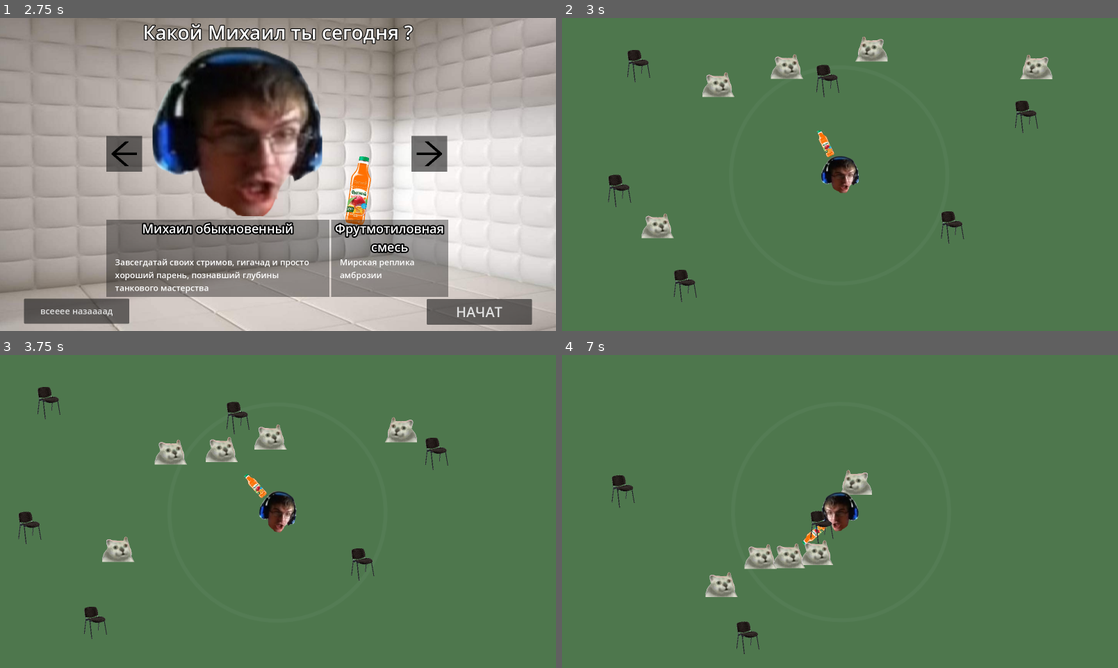
Above: before the commit, frames 1-4 (two rows, left to right).
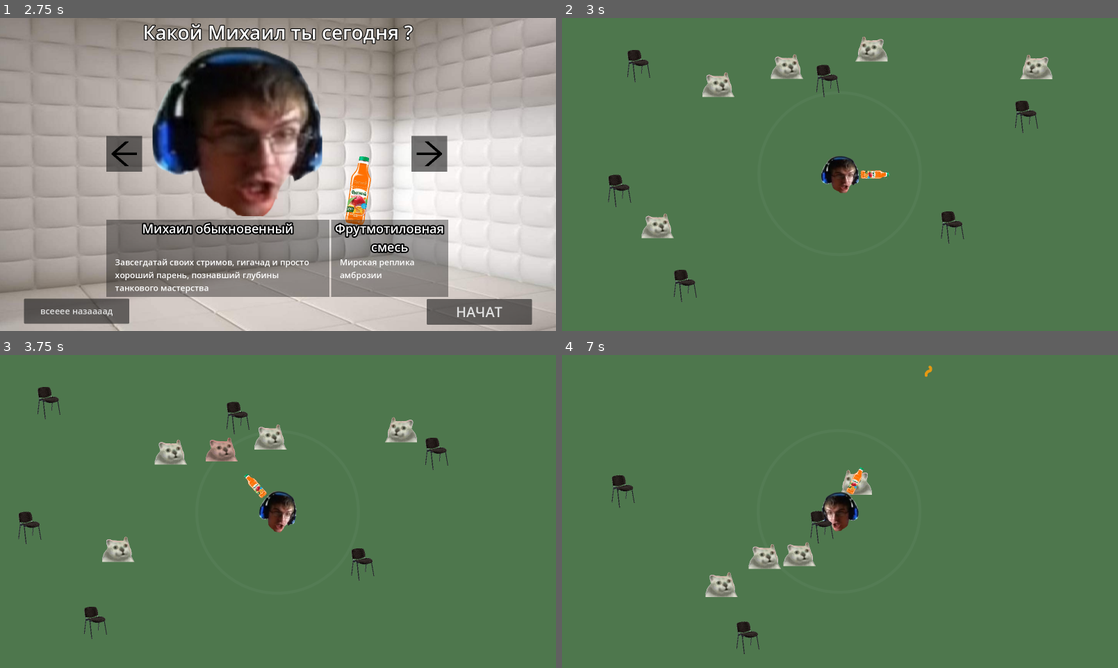
Above: after the commit, the same moments.

Repository: ilyabasisty/mtsia-survivors
Game: Godot game, scene res://src/scenes/main.tscn
The game is run twice, just before and just after one commit, with the same random seed, the same clock (stepped at 60 frames per second) and the same inputs.
Inputs (mouse positions are in pixels of both pictures, inside the frame that each line leads up to):
- Up to frame 1 (2.75 s): click "ЗАПУСТЫТ СЕРВЕР" at 0.5 s; click "всееее назаааад" at 1.25 s; click "ЗАПУСТЫТ СЕРВЕР" at 2 s
- Up to frame 2 (3 s): click "НАЧАТ" at 2.75 s
- Up to frame 3 (3.75 s): move the mouse to (400, 495) at 3.52 s; hold D (move_right) from 3.53 s (still down)
- Up to frame 4 (7 s): move the mouse to (728, 527) at 4.27 s; release D (move_right) at 4.28 s; hold S (move_down) 4.28-5.03 s; move the mouse to (895, 442) at 5.02 s; hold D (move_right) 5.03-5.78 s; move the mouse to (812, 574) at 5.77 s; hold W (move_up) 5.78-6.53 s; move the mouse to (1006, 558) at 6.52 s; hold A (move_left) from 6.53 s (still down)

Frame 1 is identical in both runs. In frame 2, 0.2% of the frame differs, in the area x 45-59%, y 35-52%; in frame 3, 0.3%; in frame 4, 1.1%, in the area x 32-67%, y 3-69%.

Commit message:
sounds + shot'n'hit

Diff:
--- a/project.godot
+++ b/project.godot
@@ -19,6 +19,8 @@
 
 Global="*res://src/scripts/global.gd"
 PreLoader="*res://src/scripts/pre_loader.gd"
+Characters="*res://src/datass/characters.gd"
+Weapons="*res://src/datass/weapons.gd"
 
 [display]
 
--- /dev/null
+++ b/src/datass/characters.gd
@@ -0,0 +1,16 @@
+extends Node
+
+var CHARACTERS = [
+	{
+		"image": load("res://assets/images/mishas/Misha_the_agile_man.png"),
+		"sound": load("res://assets/sounds/characters/bruh.mp3"),
+		"title": "Михаил обыкновенный",
+		"subtitle": "Завсегдатай своих стримов, гигачад и просто хороший парень, познавший глубины танкового мастерства",
+	},
+	{
+		"image": load("res://assets/images/mishas/Misha_the_creeper.png"),
+		"sound": load("res://assets/sounds/characters/among.mp3"),
+		"title": "Крипхаил",
+		"subtitle": "Тёмная личность Михаила, замеченная единожды на стриме МАСИГИС МОСТАРС 747 (5:19). Особо опасен",
+	}
+]
--- /dev/null
+++ b/src/datass/weapons.gd
@@ -0,0 +1,19 @@
+extends Node
+
+var WEAPONS = [
+	{
+		"image": load("res://assets/images/weapons/frruuuutmotiv.png"),
+		"bullet": load("res://src/player/bullet.tscn"),
+		"sound": load("res://assets/sounds/shoot/frutruuuuut_shoot.mp3"),
+		"title": "Фрутмотиловная смесь",
+		"subtitle": "Мирская реплика амброзии",
+	},
+	{
+		"image": load("res://assets/images/weapons/deep_dark_fantasy.png"),
+		"bullet": load("res://src/player/bullet.tscn"),
+		"sound": load("res://assets/sounds/shoot/woosh.mp3"),
+		"title": "D.D.F. | deep dark fantasy",
+		"subtitle": "Если это ROR, то бонус к скорости, если это жизнь, то...",
+
+	}
+]
--- a/src/enemies/mob.gd
+++ b/src/enemies/mob.gd
@@ -1,12 +1,15 @@
 extends CharacterBody2D
 
 const MOB_SPEED = 200
+var max_health = 3
+var health = max_health
 
 @onready var player = get_node("/root/Game/Player")
 
-func _physics_process(delta: float) -> void:
+func _ready() -> void:
 	%Mob.play_walk_animation()
 
+func _physics_process(delta: float) -> void:
 	var direction = global_position.direction_to(player.global_position)
 	velocity = direction * MOB_SPEED
 	move_and_slide()
@@ -15,3 +18,11 @@
 		$Mob/TheCat.flip_h = false
 	elif direction[0] > 0:
 		$Mob/TheCat.flip_h = true
+
+
+func take_damage():
+	health -= 1
+	%Mob.play_hit_animation()
+
+	if health <= 0:
+		queue_free()
--- a/src/enemies/mob.tscn
+++ b/src/enemies/mob.tscn
@@ -21,6 +21,35 @@
 "update": 0,
 "values": [Vector2(0.25641, 0.25641)]
 }
+tracks/1/type = "value"
+tracks/1/imported = false
+tracks/1/enabled = true
+tracks/1/path = NodePath("TheCat:modulate")
+tracks/1/interp = 1
+tracks/1/loop_wrap = true
+tracks/1/keys = {
+"times": PackedFloat32Array(0),
+"transitions": PackedFloat32Array(1),
+"update": 0,
+"values": [Color(1, 1, 1, 1)]
+}
+
+[sub_resource type="Animation" id="Animation_ls3pw"]
+resource_name = "hit"
+length = 0.2
+step = 0.01
+tracks/0/type = "value"
+tracks/0/imported = false
+tracks/0/enabled = true
+tracks/0/path = NodePath("TheCat:modulate")
+tracks/0/interp = 1
+tracks/0/loop_wrap = true
+tracks/0/keys = {
+"times": PackedFloat32Array(0, 0.1, 0.2),
+"transitions": PackedFloat32Array(1, 1, 1),
+"update": 0,
+"values": [Color(1, 1, 1, 1), Color(0.937189, 0.545596, 0.567352, 1), Color(1, 1, 1, 1)]
+}
 
 [sub_resource type="Animation" id="Animation_2adgq"]
 resource_name = "walk"
@@ -42,6 +71,7 @@
 [sub_resource type="AnimationLibrary" id="AnimationLibrary_k2eyq"]
 _data = {
 "RESET": SubResource("Animation_vlo33"),
+"hit": SubResource("Animation_ls3pw"),
 "walk": SubResource("Animation_2adgq")
 }
 
--- a/src/enemies/mob_inner.gd
+++ b/src/enemies/mob_inner.gd
@@ -2,3 +2,6 @@
 
 func play_walk_animation():
 	$AnimationPlayer.play("walk")
+
+func play_hit_animation():
+	$AnimationPlayer.play("hit")
--- a/src/player/gun.gd
+++ b/src/player/gun.gd
@@ -1,10 +1,11 @@
 extends Area2D
 
-const BULLET = preload("res://src/player/bullet.tscn")
+var select_weapon
+
 
 func _ready() -> void:
-	var weapon_texture = load(Global.CHARACTERS[Global.select_character_id].weapon)
-	%WeaponImage.texture = weapon_texture
+	select_weapon = Weapons.WEAPONS[Global.select_character_id]
+	%WeaponImage.texture = select_weapon.image
 
 
 func _physics_process(delta: float) -> void:
@@ -15,10 +16,12 @@
 
 
 func shoot():
-	var new_bullet = BULLET.instantiate()
+	var new_bullet = select_weapon.bullet.instantiate()
 	new_bullet.global_position = %WeaponAim.global_position
 	new_bullet.global_rotation = %WeaponAim.global_rotation
 	%WeaponAim.add_child(new_bullet)
+	$AudioStreamPlayer.stream = select_weapon.sound
+	$AudioStreamPlayer.play()
 
 
 func _on_timer_timeout() -> void:
--- a/src/player/gun.tscn
+++ b/src/player/gun.tscn
@@ -5,12 +5,17 @@
 [ext_resource type="Texture2D" uid="uid://c5odluae83thr" path="res://assets/images/weapons/weapon_target_area.png" id="3_crbxe"]
 
 [sub_resource type="CircleShape2D" id="CircleShape2D_oujt1"]
-radius = 311.194
+radius = 232.019
 
 [node name="Gun" type="Area2D"]
 collision_layer = 0
 collision_mask = 2
 script = ExtResource("1_fhxhv")
+
+[node name="WeaponTargetArea" type="Sprite2D" parent="."]
+modulate = Color(1, 1, 1, 0.0431373)
+scale = Vector2(0.976691, 0.976691)
+texture = ExtResource("3_crbxe")
 
 [node name="CollisionShape2D" type="CollisionShape2D" parent="."]
 shape = SubResource("CircleShape2D_oujt1")
@@ -28,13 +33,11 @@
 unique_name_in_owner = true
 position = Vector2(-2.00972e-05, -459.77)
 
-[node name="WeaponTargetArea" type="Sprite2D" parent="."]
-modulate = Color(1, 1, 1, 0.0431373)
-scale = Vector2(1.30598, 1.30598)
-texture = ExtResource("3_crbxe")
-
 [node name="Timer" type="Timer" parent="."]
 wait_time = 0.7
 autostart = true
 
+[node name="AudioStreamPlayer" type="AudioStreamPlayer" parent="."]
+volume_db = -10.0
+
 [connection signal="timeout" from="Timer" to="." method="_on_timer_timeout"]
--- a/src/player/player.gd
+++ b/src/player/player.gd
@@ -1,10 +1,13 @@
 extends CharacterBody2D
 
 const PLAYER_SPEED = 400
+var select_character
+
 
 func _ready() -> void:
-	var mishail_texture = load(Global.CHARACTERS[Global.select_character_id].path)
-	$Misha/MishaTheAgileMan.texture = mishail_texture
+
+	select_character = Characters.CHARACTERS[Global.select_character_id]
+	$Misha/MishaTheAgileMan.texture = select_character.image
 
 	%AudioStreamPlayer.stream = PreLoader.grass_footsteps
 
--- a/src/scenes/character_selection.tscn
+++ b/src/scenes/character_selection.tscn
@@ -135,6 +135,10 @@
 stream = ExtResource("2_2cxyj")
 volume_db = -15.0
 
+[node name="AudioStreamPlayer" type="AudioStreamPlayer" parent="Control"]
+unique_name_in_owner = true
+volume_db = -10.0
+
 [node name="Border" type="Control" parent="Control"]
 layout_mode = 1
 anchors_preset = 8
--- a/src/scenes/menu.tscn
+++ b/src/scenes/menu.tscn
@@ -6,6 +6,7 @@
 [ext_resource type="Script" path="res://src/scenes/exit.gd" id="3_amoas"]
 [ext_resource type="Script" path="res://src/scenes/settings.gd" id="4_jiyrs"]
 [ext_resource type="Script" path="res://src/scenes/creators.gd" id="5_yinuv"]
+[ext_resource type="AudioStream" uid="uid://1gthjoo5kkdb" path="res://assets/sounds/music/gnome-tiktok-song.mp3" id="7_j0w83"]
 
 [sub_resource type="Theme" id="Theme_4ls33"]
 default_font_size = 36
@@ -60,6 +61,10 @@
 script = ExtResource("3_amoas")
 
 [node name="AudioMain" type="AudioStreamPlayer" parent="."]
+stream = ExtResource("7_j0w83")
+volume_db = -10.0
+autoplay = true
+parameters/looping = true
 
 [connection signal="button_down" from="Control/VBoxContainer/start" to="Control/VBoxContainer/start" method="_on_button_down"]
 [connection signal="mouse_entered" from="Control/VBoxContainer/start" to="Control/VBoxContainer/start" method="_on_mouse_entered"]
--- a/src/scenes/selection_card.gd
+++ b/src/scenes/selection_card.gd
@@ -1,19 +1,24 @@
 extends Control
+
+var select_character
+var select_weapon
 
 func _ready() -> void:
 	change_select_character()
 	$AnimationPlayer.play("weapon_move")
 
 func change_select_character():
-	var select = Global.CHARACTERS[Global.select_character_id]
-	var select_texture = load(select.path)
-	var weapon_texture = load(select.weapon)
-	$mishail_texture.texture = select_texture
-	$weapon_texture.texture = weapon_texture
-	$ColorRect/title_label.text = select.title
-	$ColorRect/subtitle_label.text = select.subtitle
-	$ColorRectWeapon/title_label.text = select.weapon_title
-	$ColorRectWeapon/subtitle_label.text = select.weapon_subtitle
+	select_character = Characters.CHARACTERS[Global.select_character_id]
+	select_weapon = Weapons.WEAPONS[Global.select_character_id]
+	$mishail_texture.texture = select_character.image
+	$weapon_texture.texture = select_weapon.image
+	$ColorRect/title_label.text = select_character.title
+	$ColorRect/subtitle_label.text = select_character.subtitle
+	$ColorRectWeapon/title_label.text = select_weapon.title
+	$ColorRectWeapon/subtitle_label.text = select_weapon.subtitle
+
+	%AudioStreamPlayer.stream = select_character.sound
+	%AudioStreamPlayer.play()
 
 
 func _on_slide_back_pressed() -> void:
@@ -27,7 +32,7 @@
 
 
 func _on_slide_front_pressed() -> void:
-	if Global.select_character_id < Global.CHARACTERS.size() - 1:
+	if Global.select_character_id < Characters.CHARACTERS.size() - 1:
 		%AudioButton.stream = PreLoader.btn_down_sound
 		Global.select_character_id += 1
 		change_select_character()
--- a/src/scripts/global.gd
+++ b/src/scripts/global.gd
@@ -1,23 +1,3 @@
 extends Node
 
-const CHARACTERS = [
-	{
-		"title": "Михаил обыкновенный",
-		"subtitle": "Завсегдатай своих стримов, гигачад и просто хороший парень, познавший глубины танкового мастерства",
-		"path": "res://assets/images/mishas/Misha_the_agile_man.png",
-		"weapon": "res://assets/images/weapons/frruuuutmotiv.png",
-		"weapon_title": "Фрутмотиловная смесь",
-		"weapon_subtitle": "Мирская реплика амброзии",
-	},
-	{
-		"title": "Крипхаил",
-		"subtitle": "Тёмная личность Михаила, замеченная единожды на стриме МАСИГИС МОСТАРС 747 (5:19). Особо опасен",
-		"path": "res://assets/images/mishas/Misha_the_creeper.png",
-		"weapon": "res://assets/images/weapons/deep_dark_fantasy.png",
-		"weapon_title": "D.D.F. | deep dark fantasy",
-		"weapon_subtitle": "Если это ROR, то бонус к скорости, если это жизнь, то...",
-
-	}
-]
-
 var select_character_id = 0
Binary file added: assets/images/mishas/Spisha.jpg
Not shown, added: assets/images/mishas/Spisha.jpg.import
Not shown, added: assets/sounds/characters/akh.mp3.import
Not shown, added: assets/sounds/characters/among.mp3.import
Not shown, added: assets/sounds/characters/bobre.mp3.import
Not shown, added: assets/sounds/characters/bruh.mp3.import
Not shown, added: assets/sounds/characters/cave.mp3.import
Not shown, added: assets/sounds/characters/fart-with-reverb.mp3.import
Not shown, added: assets/sounds/characters/gnome-woo.mp3.import
Not shown, added: assets/sounds/characters/mister-fish.mp3.import
Not shown, added: assets/sounds/characters/shutup.swf.mp3.import
Not shown, added: assets/sounds/characters/ubivat-ubivat-ubivat.mp3.import
(and 19 more such lines)
